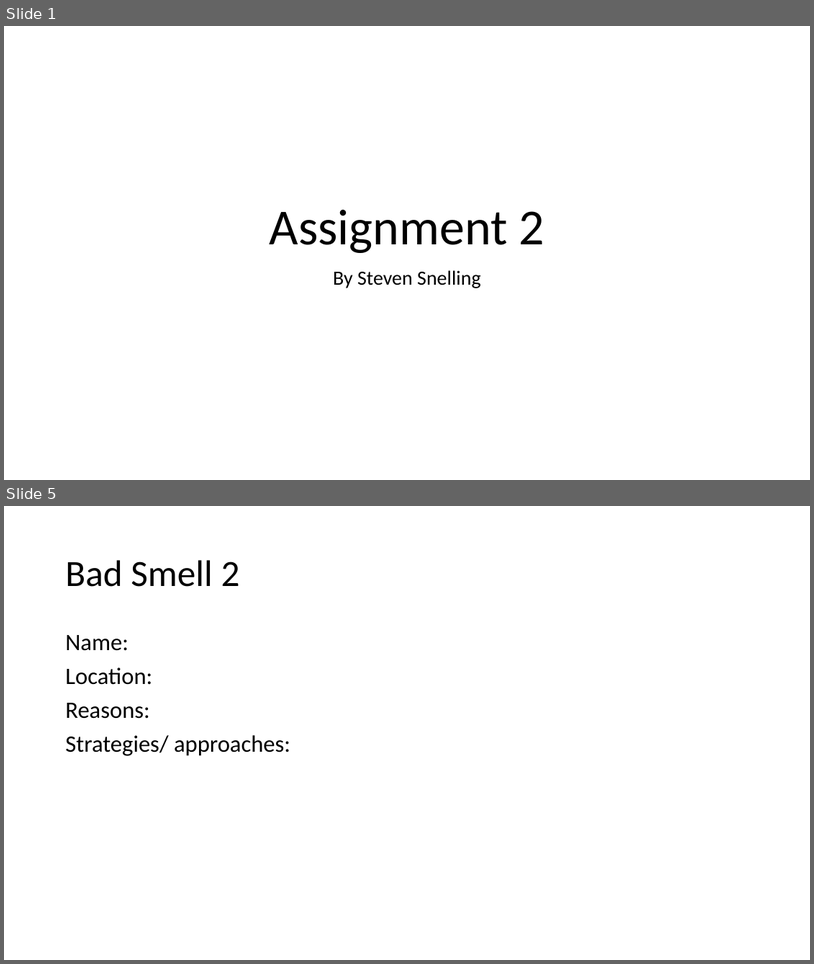
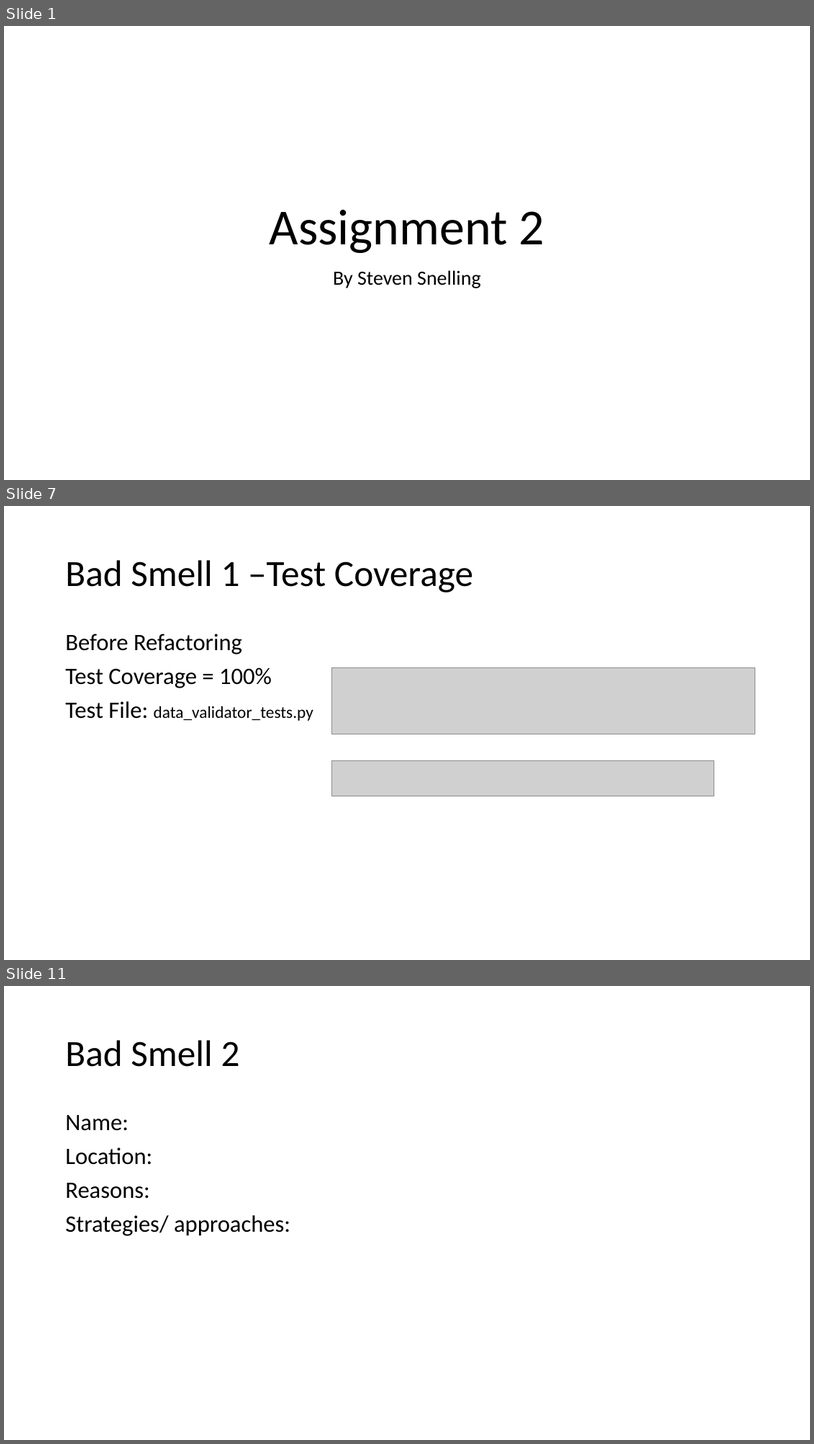
Before and after one commit to steven-snelling/PR301-Assignment_2, a slide deck: bad_smells.pptx. Shown one above the other, each under a label of ours: slides 1 and 5 before the commit, slides 1, 7 and 11 after it; the slides between them are not shown. The pictures are 814x964 and 814x1444 pixels, drawn with LibreOffice and Linux fonts; fonts in the diff are those of the drawing; grey boxes stand for pictures. Boxes give left, top, right and bottom in pixels: in the first picture for what was removed or moved away, otherwise in the second. Text is boxed around its words. In the diff, an @@ line names an element or a change of style, - is before the commit and + after.

```diff
--- a/bad_smells.pptx
+++ b/bad_smells.pptx
@@ slide 7 added at bbox=[4, 506, 810, 960], background #FFFFFF @@
@@ title added at bbox=[65, 560, 473, 592], 44 pt, text #000000 @@
+Bad Smell 1 –Test Coverage
@@ text added at bbox=[65, 633, 314, 721], 28 pt, text #000000 @@
+Before Refactoring
+Test Coverage = 100%
+Test File: data_validator_tests.py
@@ picture added at bbox=[332, 667, 756, 734] @@
@@ picture added at bbox=[332, 760, 715, 795] @@
@@ what was slide 5 is now slide 11 @@
```
Also in this commit, not shown: 3 slides changed, 5 other slides added, 1 other file.
